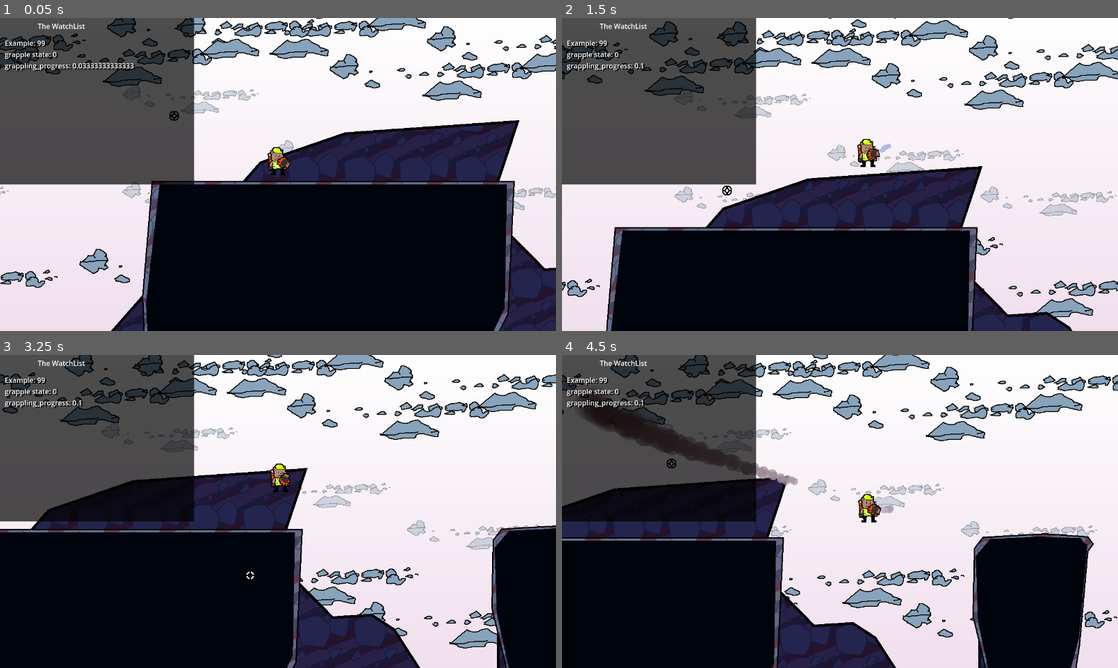
Above: before the commit, frames 1-4 (two rows, left to right).
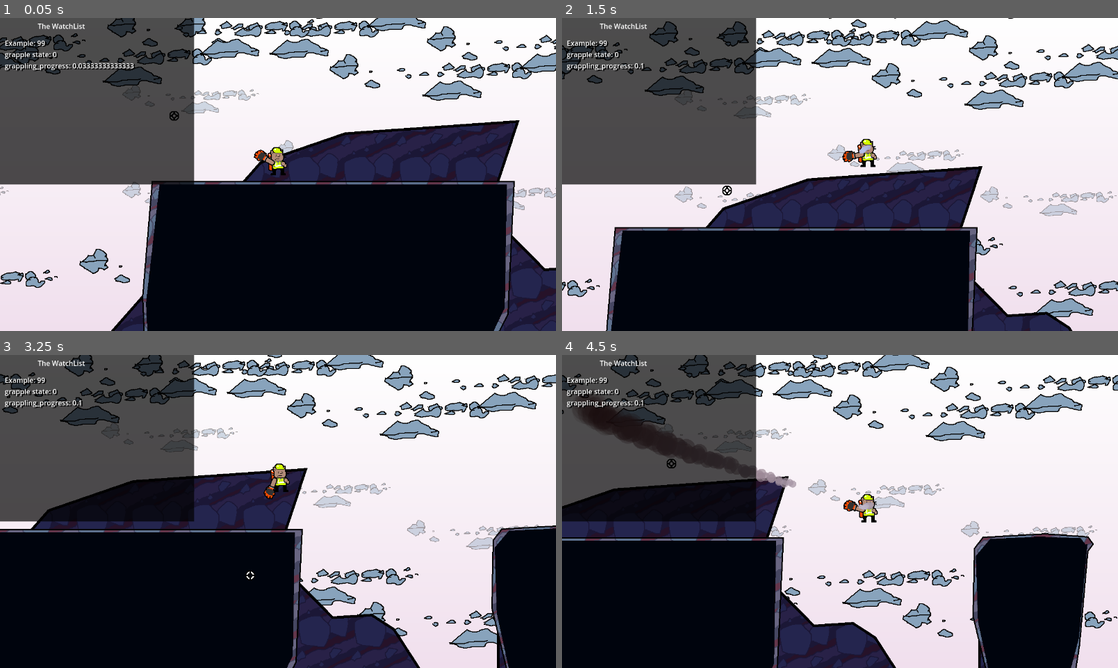
Above: after the commit, the same moments.

Repository: ToxicPoison/rocket-hand-hero
Game: Godot game, scene res://levels/desert/desert.tscn
Two runs of this game, one before a commit and one after it. Both use one fixed random seed, a clock stepped at 60 frames per second and the inputs below.
Inputs (mouse positions are in pixels of both pictures, inside the frame that each line leads up to):
- Up to frame 1 (0.05 s): no input
- Up to frame 2 (1.5 s): move the mouse to (962, 158) at 0.52 s; press the mouse at (962, 158) at 0.53 s; right-click (962, 158) at 0.77 s; move the mouse to (728, 190) at 1.27 s; release the mouse at (728, 190) at 1.28 s; click (728, 190) at 1.35 s
- Up to frame 3 (3.25 s): right-click (166, 527) at 1.52 s; move the mouse to (333, 442) at 2.02 s; press the mouse at (333, 442) at 2.03 s; move the mouse to (250, 574) at 2.77 s; release the mouse at (250, 574) at 2.78 s; click (250, 574) at 2.85 s; right-click (250, 574) at 3.02 s
- Up to frame 4 (4.5 s): move the mouse to (1006, 558) at 3.52 s; press the mouse at (1006, 558) at 3.53 s; right-click (1006, 558) at 3.77 s; move the mouse to (673, 464) at 4.27 s; release the mouse at (673, 464) at 4.28 s; click (673, 464) at 4.35 s

The runs differ from the first frame. In frame 1, 0.2% of the frame differs, in the area x 45-53%, y 42-49%; in frame 2, 0.2%; in frame 3, 0.1%; in frame 4, 0.9%, in the area x 3-60%, y 12-52%.

Commit message:
Player doesnt have 2 hands when using rocket

Diff:
--- a/player/player.gd
+++ b/player/player.gd
@@ -39,6 +39,12 @@
 	mpos = get_viewport().get_mouse_position() + (camera.get_screen_center_position() - position) - get_viewport_rect().size * 0.5
 	mpos *= Vector2.ONE / camera.zoom
 	cursor.position = mpos
+
+	# Change sprite if using the rocket
+	if $Rocket/Sprite2D.visible:
+		$Rotators/Player.animation = "rocketing"
+	else:
+		$Rotators/Player.animation = "default"
 
 	# Jump by swiping up
 	const min_swipe_speed = 1000
--- a/player/player.tscn
+++ b/player/player.tscn
@@ -7,6 +7,7 @@
 [ext_resource type="Script" path="res://player/rocket.gd" id="2_mt6ie"]
 [ext_resource type="Texture2D" uid="uid://pdrhtwwqdda3" path="res://normal sphere mask.png" id="3_2p3he"]
 [ext_resource type="Texture2D" uid="uid://c1dj65jh6amsx" path="res://player/fuel_pack_full.png" id="3_ed6i6"]
+[ext_resource type="Texture2D" uid="uid://dpfyobrwemfxt" path="res://player/player_rocketing.png" id="4_a0hp0"]
 [ext_resource type="Script" path="res://player/camera.gd" id="4_o4o6o"]
 [ext_resource type="Texture2D" uid="uid://chd1yidtl8e41" path="res://player/rocket_hand.png" id="5_22uj2"]
 [ext_resource type="Script" path="res://player/grapple.gd" id="5_aa6iw"]
@@ -19,6 +20,25 @@
 [ext_resource type="AudioStream" uid="uid://bb3loj8skqrh7" path="res://player/death.wav" id="14_l5fqh"]
 [ext_resource type="AudioStream" uid="uid://oib7nfeyeyda" path="res://player/step.wav" id="15_ao1tg"]
 [ext_resource type="Script" path="res://player/normal.gd" id="17_0rjuf"]
+
+[sub_resource type="SpriteFrames" id="SpriteFrames_rgkbd"]
+animations = [{
+"frames": [{
+"duration": 1.0,
+"texture": ExtResource("1_7tm1o")
+}],
+"loop": true,
+"name": &"default",
+"speed": 5.0
+}, {
+"frames": [{
+"duration": 1.0,
+"texture": ExtResource("4_a0hp0")
+}],
+"loop": true,
+"name": &"rocketing",
+"speed": 5.0
+}]
 
 [sub_resource type="Gradient" id="Gradient_ahlhs"]
 offsets = PackedFloat32Array(0, 0.083612, 0.237458, 1)
@@ -54,22 +74,27 @@
 texture_under = ExtResource("2_ma60k")
 texture_progress = ExtResource("3_ed6i6")
 
-[node name="Player" type="Sprite2D" parent="Rotators"]
-texture = ExtResource("1_7tm1o")
+[node name="Player" type="AnimatedSprite2D" parent="Rotators"]
+sprite_frames = SubResource("SpriteFrames_rgkbd")
 offset = Vector2(0, -32)
 
 [node name="RocketOrigin" type="Node2D" parent="Rotators"]
-position = Vector2(11, -27)
+position = Vector2(-14, -28)
 
 [node name="GrappleOrigin" type="Node2D" parent="Rotators"]
 position = Vector2(11, -27)
 
 [node name="Rocket" type="Node2D" parent="."]
-position = Vector2(7, -30)
+position = Vector2(-14, -28)
 script = ExtResource("2_mt6ie")
 gradient = SubResource("Gradient_ahlhs")
 
+[node name="Sprite2D" type="Sprite2D" parent="Rocket"]
+position = Vector2(17, 1)
+texture = ExtResource("5_22uj2")
+
 [node name="CPUParticles2D" type="CPUParticles2D" parent="Rocket"]
+position = Vector2(22, 1)
 emitting = false
 amount = 128
 texture = ExtResource("3_2p3he")
@@ -81,10 +106,6 @@
 scale_amount_curve = SubResource("Curve_6o1tf")
 color = Color(0.560784, 0.854902, 0.996078, 1)
 color_ramp = SubResource("Gradient_bla7j")
-
-[node name="Sprite2D" type="Sprite2D" parent="Rocket"]
-position = Vector2(0, 2)
-texture = ExtResource("5_22uj2")
 
 [node name="RocketSound" type="AudioStreamPlayer2D" parent="Rocket"]
 stream = ExtResource("6_na1dq")
Not shown: 1 places in player/player.tscn that only renumber resources
Binary file added: player/player_rocketing.png
Not shown, added: player/player_rocketing.png.import
Binary file changed: player/rocket_hand.png
